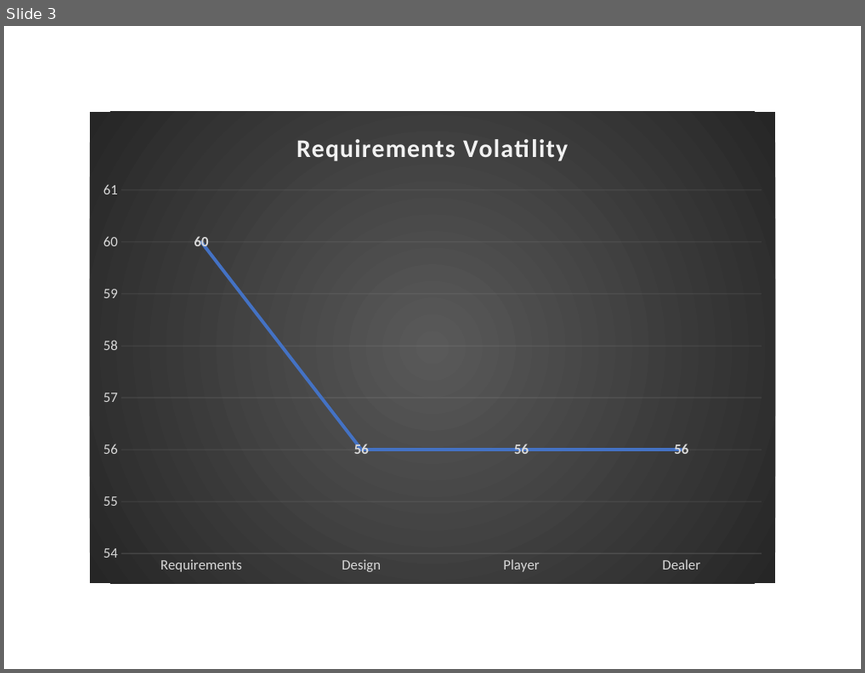
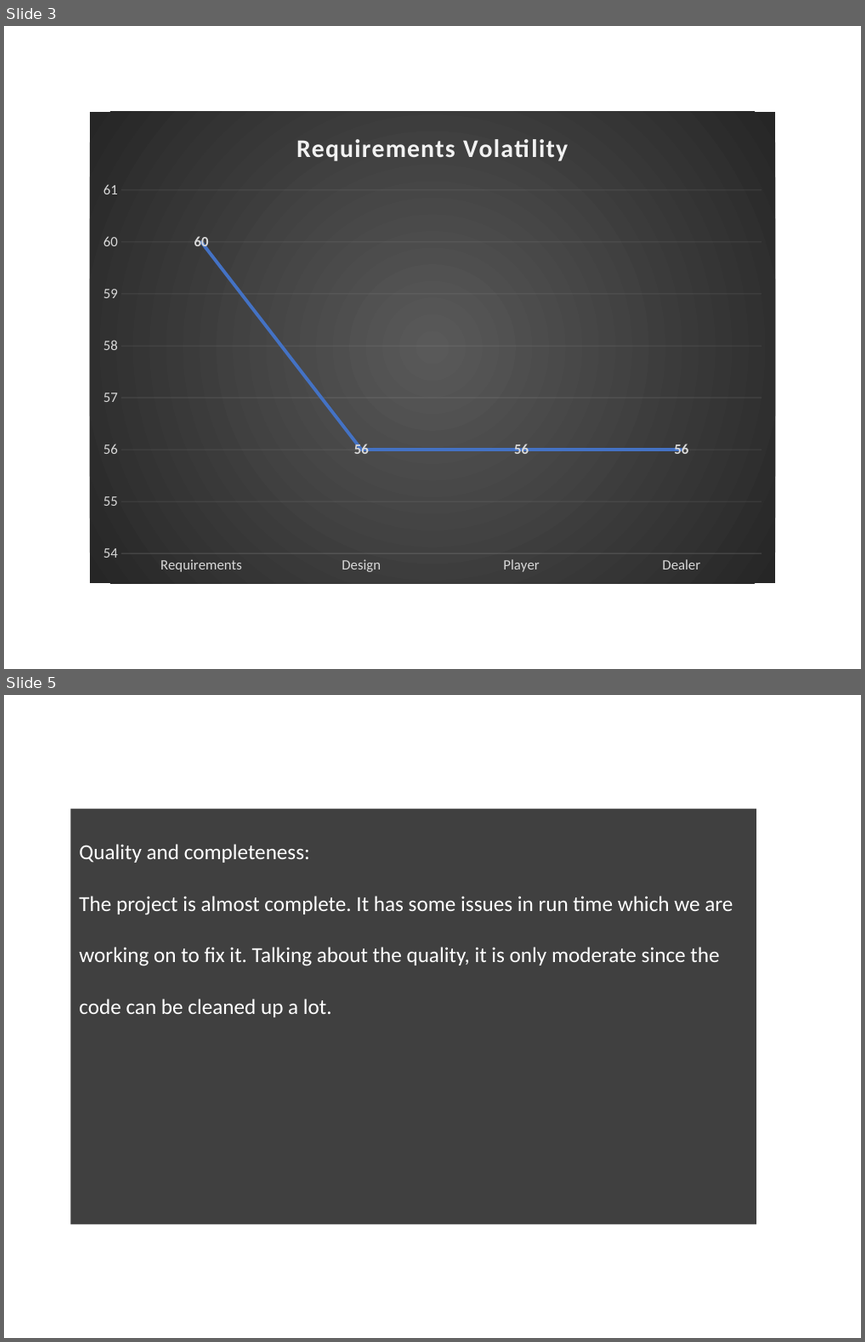
Before and after one commit to Randude14/FundamentalsPokerGame, a slide deck: Documentation/Group 002-5 Summary.pptx. Shown one above the other, each under a label of ours: slide 3 before the commit, slides 3 and 5 after it; the slides between them are not shown. The pictures are 865x673 and 865x1342 pixels, drawn with LibreOffice and Linux fonts; fonts in the diff are those of the drawing; background and template pictures are left out. Boxes give left, top, right and bottom in pixels: in the first picture for what was removed or moved away, otherwise in the second. Text is boxed around its words. In the diff, an @@ line names an element or a change of style, - is before the commit and + after.

```diff
--- a/Documentation/Group 002-5 Summary.pptx
+++ b/Documentation/Group 002-5 Summary.pptx
@@ slide 5 added at bbox=[4, 695, 861, 1338], background picture (left out) @@
@@ rectangle added at bbox=[71, 809, 756, 1225], fill #000000 at 75% opacity, 18 pt, text #FFFFFF @@
+Quality and completeness:
+The project is almost complete. It has some issues in run time which we are working on to fix it. Talking about the quality, it is only moderate since the code can be cleaned up a lot.
```
Also in this commit, not shown: 2 slides changed, 1 other slide added.
